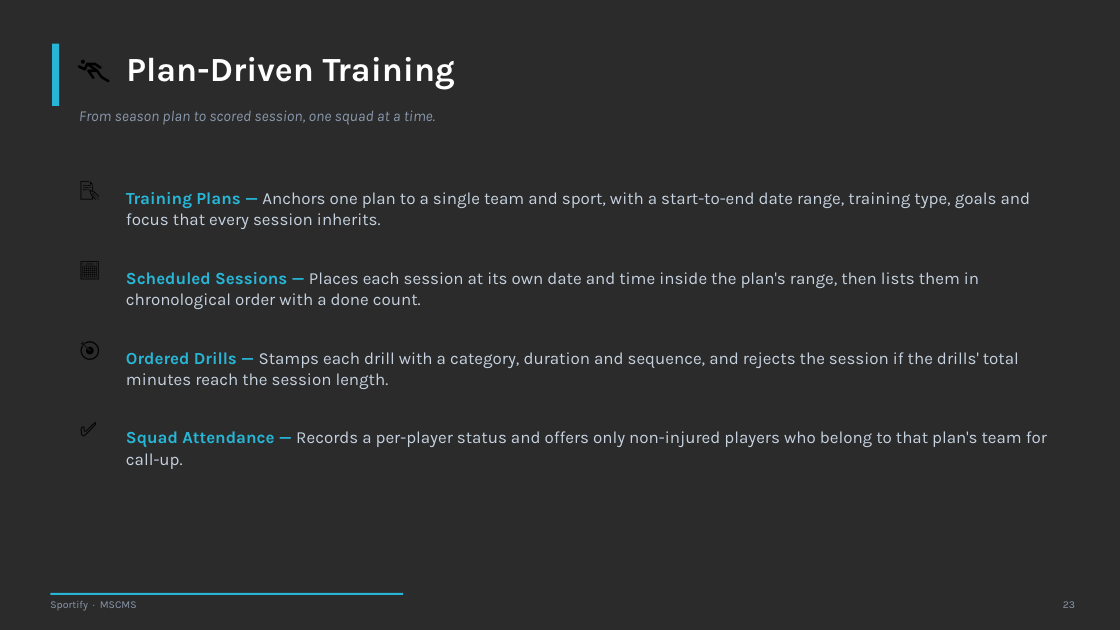
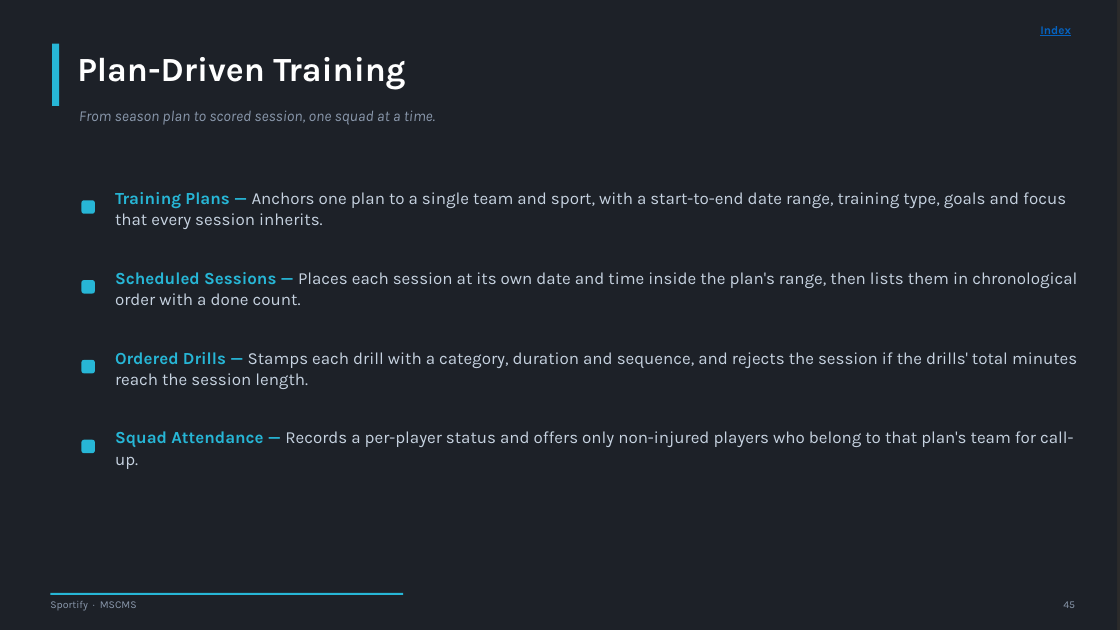
Before and after one commit to tefaa1/final, a slide deck: slide 45 of presentation/Sportify-MSCMS-Overview-NEW.pptx (slide 23 before the commit). Drawn at 1120x630 pixels with LibreOffice and Linux fonts; fonts in the diff are those of the drawing; background and template pictures are left out; a plain dark background stands for a picture behind light text. Boxes give left, top, right and bottom in pixels: in the first picture for what was removed or moved away, otherwise in the second. Text is boxed around its words. In the diff, an @@ line names an element or a change of style, - is before the commit and + after.

```diff
--- a/presentation/Sportify-MSCMS-Overview-NEW.pptx
+++ b/presentation/Sportify-MSCMS-Overview-NEW.pptx
@@ rectangle added at (0, 0, 1117, 630), fill #0A1524 at 42% opacity @@
@@ text added at (1040, 26, 1071, 36), 10 pt, text #0563C1, bold, underline @@
+Index
@@ text at (77, 57, 405, 90): text changed @@
-🏃 Plan-Driven Training
+Plan-Driven Training
@@ text removed at (80, 168, 122, 210) @@
-📝
@@ text "Training Plans — Anchors one ..." rewrapped from (126, 192, 1031, 229) to (115, 192, 1066, 229) @@
@@ rounded rectangle added at (82, 200, 95, 213), fill #27B6D6 @@
@@ text removed at (80, 248, 122, 290) @@
-📅
@@ text "Scheduled Sessions — Places each ..." rewrapped from (126, 272, 979, 309) to (115, 272, 1077, 305) @@
@@ rounded rectangle added at (82, 280, 95, 293), fill #27B6D6 @@
@@ text removed at (80, 328, 122, 370) @@
-🎯
@@ text "Ordered Drills — Stamps each ..." rewrapped from (126, 352, 1019, 389) to (115, 352, 1077, 389) @@
@@ rounded rectangle added at (82, 360, 95, 374), fill #27B6D6 @@
@@ text removed at (80, 408, 122, 450) @@
-✅
@@ text "Squad Attendance — Records a ..." rewrapped from (126, 431, 1047, 469) to (115, 431, 1073, 469) @@
@@ rounded rectangle added at (82, 440, 95, 454), fill #27B6D6 @@
@@ text at (1063, 601, 1075, 608): text changed @@
-23
+45
```
Also in this commit, not shown: 22 other slides changed, 41 slides added, 22 slides removed, 12 other files.
